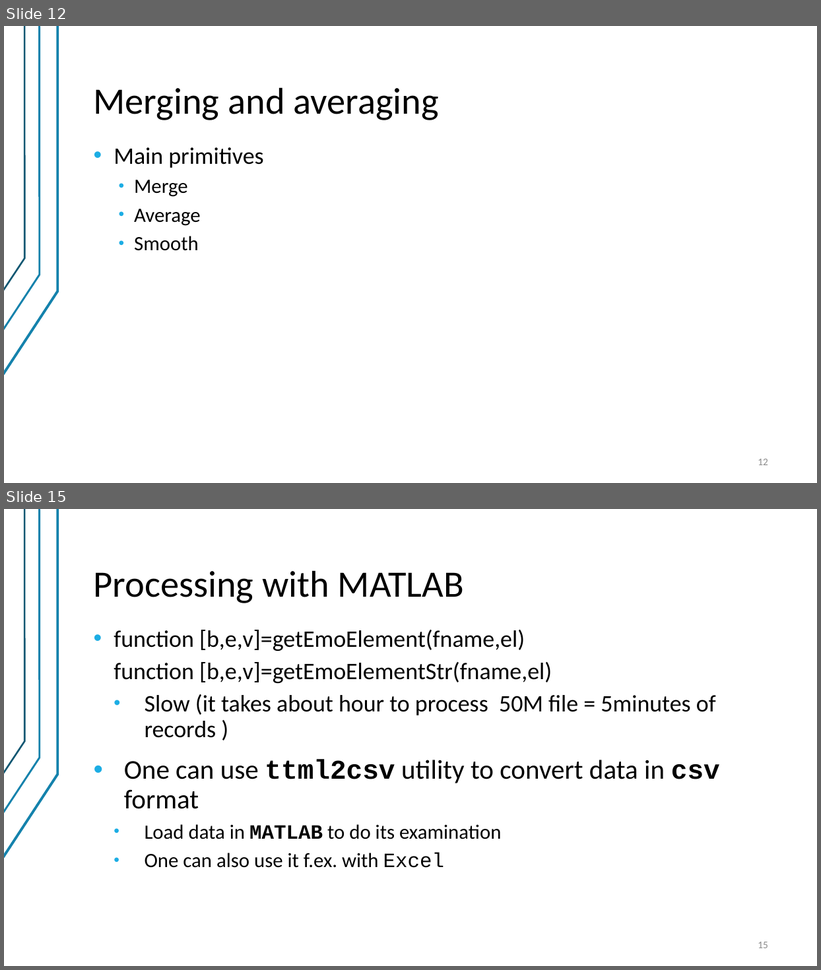
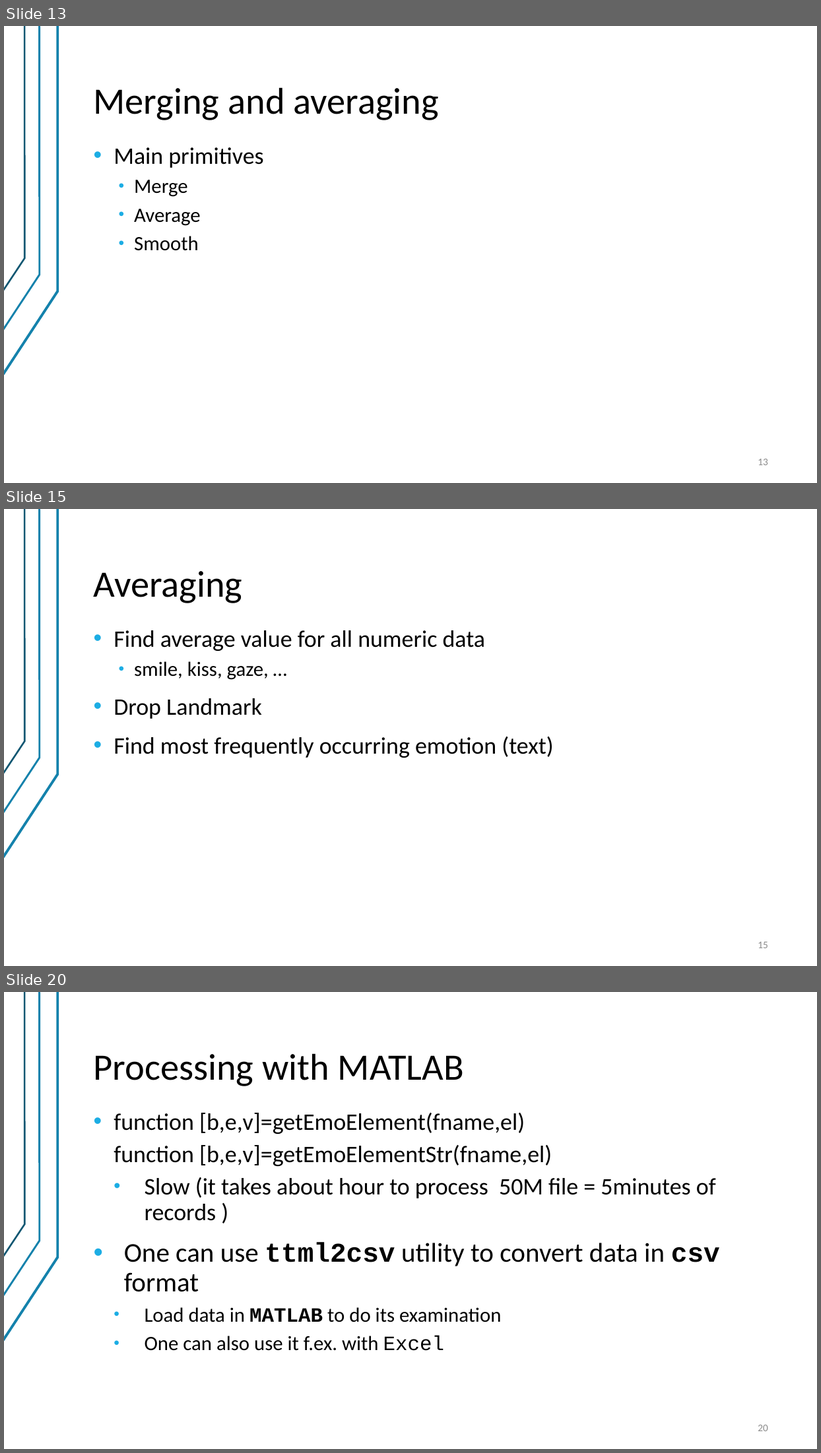
Before and after one commit to valber-8/emotracker, a slide deck: EmotionsTracker.pptx. Shown one above the other, each under a label of ours: slides 12 and 15 before the commit, slides 13, 15 and 20 after it; the slides between them are not shown. The pictures are 821x970 and 821x1453 pixels, drawn with LibreOffice and Linux fonts; fonts in the diff are those of the drawing. Boxes give left, top, right and bottom in pixels: in the first picture for what was removed or moved away, otherwise in the second. Text is boxed around its words. In the diff, an @@ line names an element or a change of style, - is before the commit and + after.

```diff
--- a/EmotionsTracker.pptx
+++ b/EmotionsTracker.pptx
@@ slide 15 added at [4,509,817,966], background #FFFFFF; not listed: 3 template elements that a slide beside it also shows @@
@@ title added at [94,571,243,603], 44 pt, text #000000 @@
+Averaging
@@ text added at [114,630,553,758], 28 pt, text #000000 @@
+• Find average value for all numeric data
+  • smile, kiss, gaze, …
+• Drop Landmark
+• Find most frequently occurring emotion (text)
@@ page number added at [758,942,768,949], 12 pt, text #8C8C8C @@
+15
@@ what was slide 12 is now slide 13 @@
@@ page number at [758,459,768,466]: text changed @@
-12
+13
@@ what was slide 15 is now slide 20 @@
@@ page number at [758,1425,768,1432]: text changed @@
-15
+20
```
Also in this commit, not shown: 4 slides changed, 4 other slides added, 10 other files.
